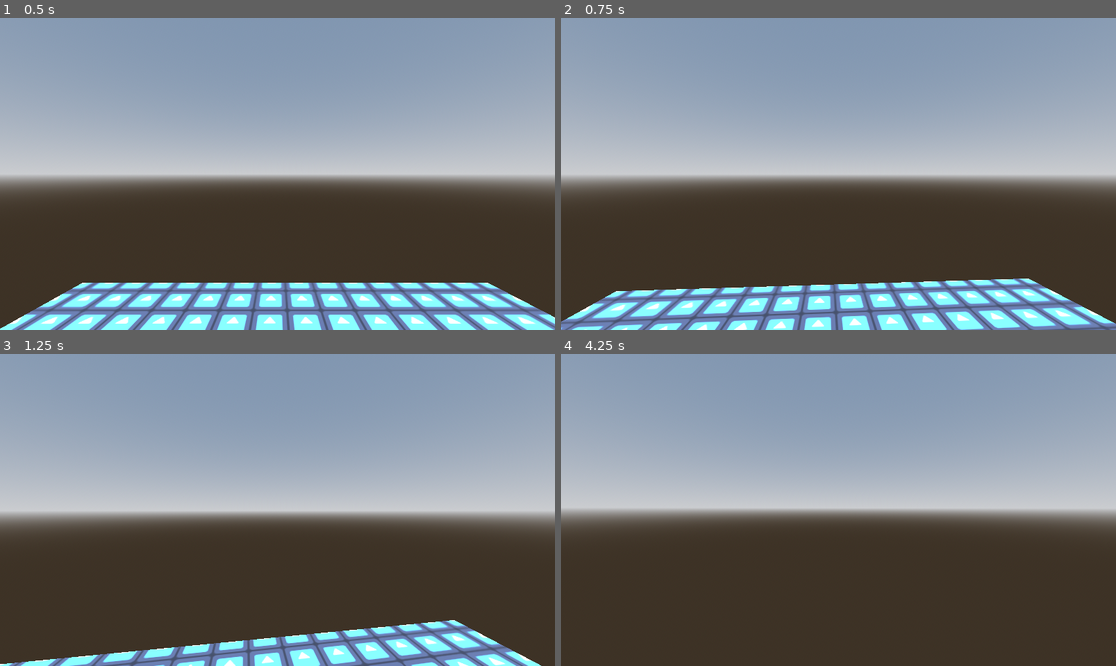
Above: before the commit, frames 1-4 (two rows, left to right).
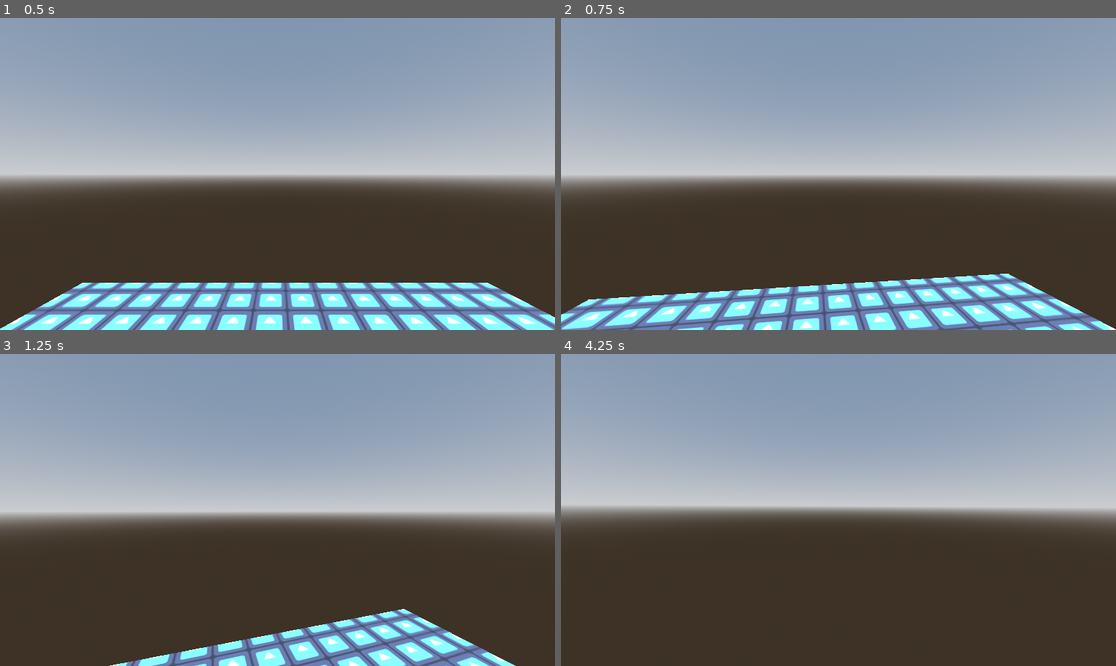
Above: after the commit, the same moments.

Repository: YuraStebel/CosmosGodotProject
Game: Godot game, scene res://wrld.tscn
The game is run twice, just before and just after one commit, with the same random seed, the same clock (stepped at 60 frames per second) and the same inputs. The engine's default icon, where the game draws it, is replaced by a stand-in: a white triangle on a blue panel in a dark square.
Inputs (mouse positions are in pixels of both pictures, inside the frame that each line leads up to):
- Up to frame 1 (0.5 s): no input
- Up to frame 2 (0.75 s): tap Enter (ui_accept) at 0.5 s; move the mouse to (866, 174) at 0.52 s; hold W (forward) from 0.53 s (still down); tap D (righ) at 0.6 s
- Up to frame 3 (1.25 s): keep holding W (forward); tap Enter (ui_accept) at 0.77 s
- Up to frame 4 (4.25 s): keep holding W (forward); move the mouse to (810, 510) at 1.27 s; tap D (righ) every 0.75 s from 1.35 to 3.6 s; tap Enter (ui_accept) at 1.52, 2, 2.75, 3.02, 3.77 s; move the mouse to (849, 503) at 2.02 s; move the mouse to (832, 516) at 2.77 s; move the mouse to (877, 513) at 3.52 s

Frame 1 is identical in both runs. In frame 2, 10% of the frame differs, in the area x 0-100%, y 81-100%; in frame 3, 6.2%; in frame 4, 1.3%.

Commit message:
changed mass and speed

Diff:
--- a/rigid_body_3d.gd
+++ b/rigid_body_3d.gd
@@ -2,8 +2,9 @@
 
 
 @onready var cam_holder: Node3D = $"../CameraHolder"
-var move_force: float = 5.0
-var mouse_sens: float = 0.05
+var move_force: float = 250.0
+var mouse_sens: float = 5.0
+var roll_force: float = 125.0
 
 func _ready() -> void:
 	Input.mouse_mode = Input.MOUSE_MODE_CAPTURED
@@ -32,6 +33,6 @@
 	#print(horizontal_dir)
 	apply_central_force(transform.basis * Vector3(horizontal_dir.x, vertical_dir, horizontal_dir.y) * move_force)
 
-	apply_torque(transform.basis * Vector3(0.0, 0.0, -roll_dir * move_force))
+	apply_torque(transform.basis * Vector3(0.0, 0.0, -roll_dir * roll_force))
 
 	#print(angular_velocity)
--- a/wrld.tscn
+++ b/wrld.tscn
@@ -55,6 +55,7 @@
 script = ExtResource("2_qrxvw")
 
 [node name="RigidBody3D" type="RigidBody3D" parent="Player"]
+mass = 50.0
 angular_damp = 1.0
 script = ExtResource("3_qrxvw")
 
